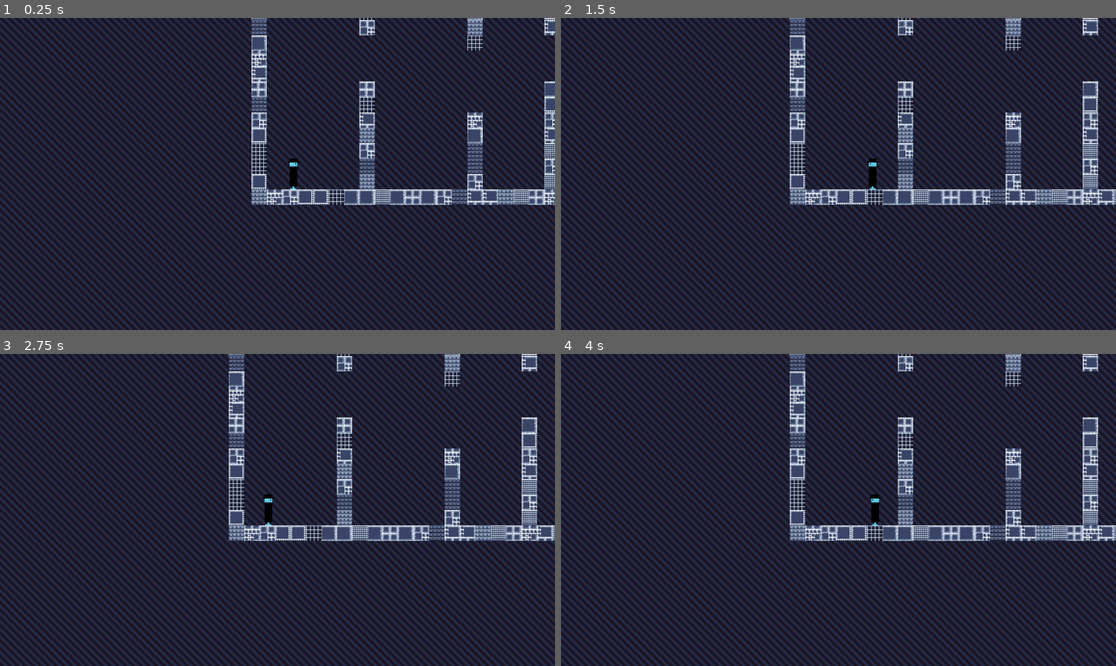
Above: before the commit, frames 1-4 (two rows, left to right).
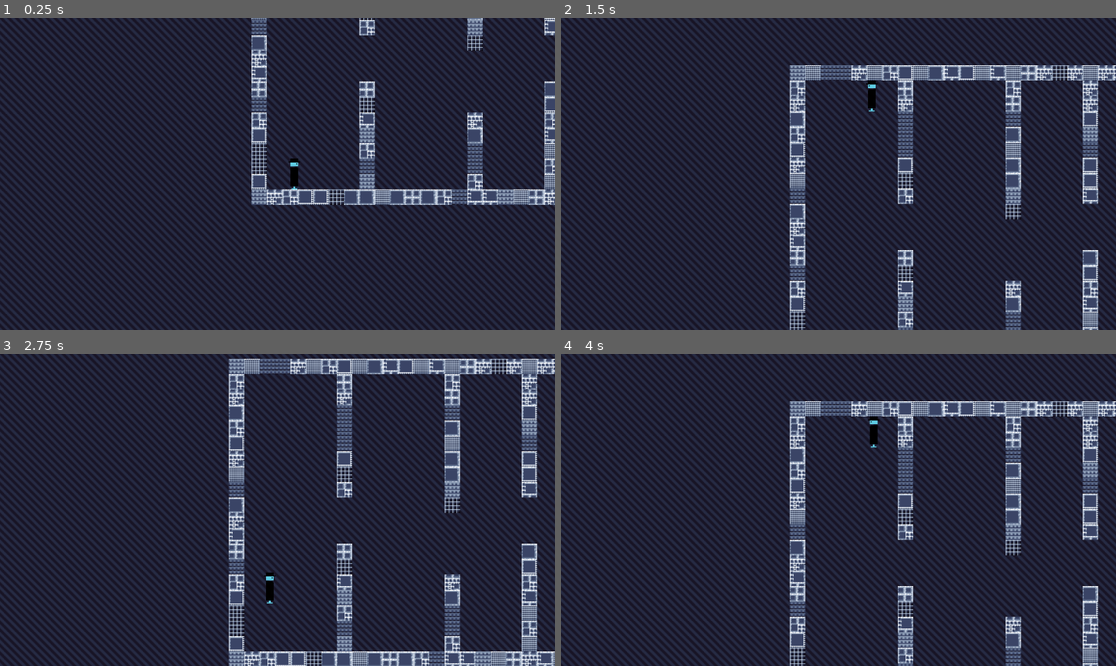
Above: after the commit, the same moments.

Repository: Jcodefox/GMTK2023TeamUmbrellaLand
Game: Godot game, scene res://scenes/main.tscn
The game is run twice, just before and just after one commit, with the same random seed, the same clock (stepped at 60 frames per second) and the same inputs.
Inputs (mouse positions are in pixels of both pictures, inside the frame that each line leads up to):
- Up to frame 1 (0.25 s): no input
- Up to frame 2 (1.5 s): move the mouse to (960, 158) at 0.52 s; hold W (up, bound only after the commit) from 0.53 s (still down); move the mouse to (727, 189) at 1.27 s; click (727, 189) at 1.35 s
- Up to frame 3 (2.75 s): move the mouse to (333, 441) at 2.02 s; release W (up, bound only after the commit) at 2.03 s; hold S (down, bound only after the commit) from 2.03 s (still down); tap W (up, bound only after the commit) at 2.1 s
- Up to frame 4 (4 s): move the mouse to (810, 572) at 2.77 s; release S (down, bound only after the commit) at 2.78 s; hold W (up, bound only after the commit) from 2.78 s (still down); click (810, 572) at 2.85 s; move the mouse to (1005, 556) at 3.52 s

The runs differ from the first frame. In frame 1, less than 0.1% of the frame differs, in the area x 51-55%, y 44-56%; in frame 2, 16%; in frame 3, 55%, in the area x 0-100%, y 0-100%; in frame 4, 16%.

Commit message:
Added keyboard and controller input.

Diff:
--- a/project.godot
+++ b/project.godot
@@ -22,3 +22,17 @@
 "events": [Object(InputEventMouseButton,"resource_local_to_scene":false,"resource_name":"","device":-1,"window_id":0,"a …(236 unchanged characters)…
 ]
 }
+up={
+"deadzone": 0.5,
+"events": [Object(InputEventKey,"resource_local_to_scene":false,"resource_name":"","device":-1,"window_id":0,"alt_pressed":false,"shift_pressed":false,"ctrl_pressed":false,"meta_pressed":false,"pressed":false,"keycode":0,"physical_keycode":87,"key_label":0,"unicode":119,"echo":false,"script":null)
+, Object(InputEventKey,"resource_local_to_scene":false,"resource_name":"","device":-1,"window_id":0,"alt_pressed":false,"shift_pressed":false,"ctrl_pressed":false,"meta_pressed":false,"pressed":false,"keycode":0,"physical_keycode":4194320,"key_label":0,"unicode":0,"echo":false,"script":null)
+, Object(InputEventJoypadMotion,"resource_local_to_scene":false,"resource_name":"","device":-1,"axis":1,"axis_value":-1.0,"script":null)
+]
+}
+down={
+"deadzone": 0.5,
+"events": [Object(InputEventKey,"resource_local_to_scene":false,"resource_name":"","device":-1,"window_id":0,"alt_pressed":false,"shift_pressed":false,"ctrl_pressed":false,"meta_pressed":false,"pressed":false,"keycode":0,"physical_keycode":83,"key_label":0,"unicode":115,"echo":false,"script":null)
+, Object(InputEventKey,"resource_local_to_scene":false,"resource_name":"","device":-1,"window_id":0,"alt_pressed":false,"shift_pressed":false,"ctrl_pressed":false,"meta_pressed":false,"pressed":false,"keycode":0,"physical_keycode":4194322,"key_label":0,"unicode":0,"echo":false,"script":null)
+, Object(InputEventJoypadMotion,"resource_local_to_scene":false,"resource_name":"","device":-1,"axis":1,"axis_value":1.0,"script":null)
+]
+}
--- a/scenes/main.tscn
+++ b/scenes/main.tscn
@@ -6,7 +6,7 @@
 
 [node name="World" type="Node2D"]
 script = ExtResource("1_04cbn")
-gravity_sider_snap = 200
+gravity_sider_snap = 150
 
 [node name="ParallaxBackground" type="ParallaxBackground" parent="."]
 
--- a/scripts/gravity_controller.gd
+++ b/scripts/gravity_controller.gd
@@ -28,6 +28,12 @@
 			min_gravity,
 			max_gravity
 		)
+	else:
+		_gravity = remap(
+			Input.get_axis("up", "down"),
+			-1, 1,
+			min_gravity, max_gravity
+		)
 
 	_set_global_gravity(_gravity)
 
--- a/scripts/player.gd
+++ b/scripts/player.gd
@@ -9,7 +9,6 @@
 	if is_on_wall():
 		walk_left = get_wall_normal().x < -0.5
 		$Sprite.flip_h = walk_left
-	if is_on_floor():
-		velocity.x = walk_speed * (-1 if walk_left else 1)
+	velocity.x = walk_speed * (-1 if walk_left else 1)
 	velocity.y += delta * gravity
 	move_and_slide()
